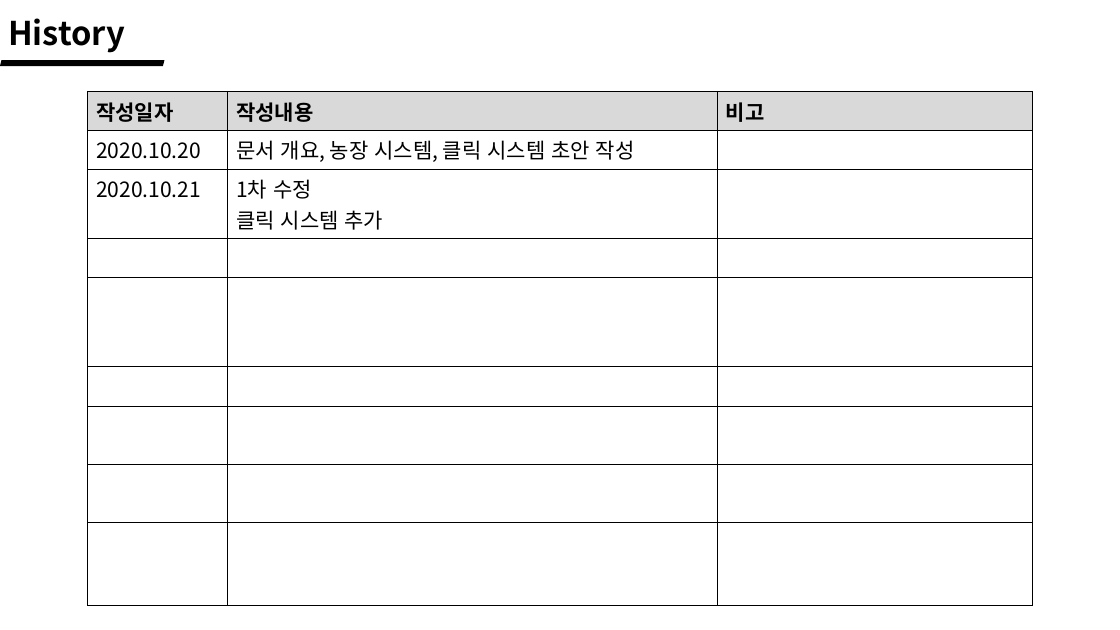
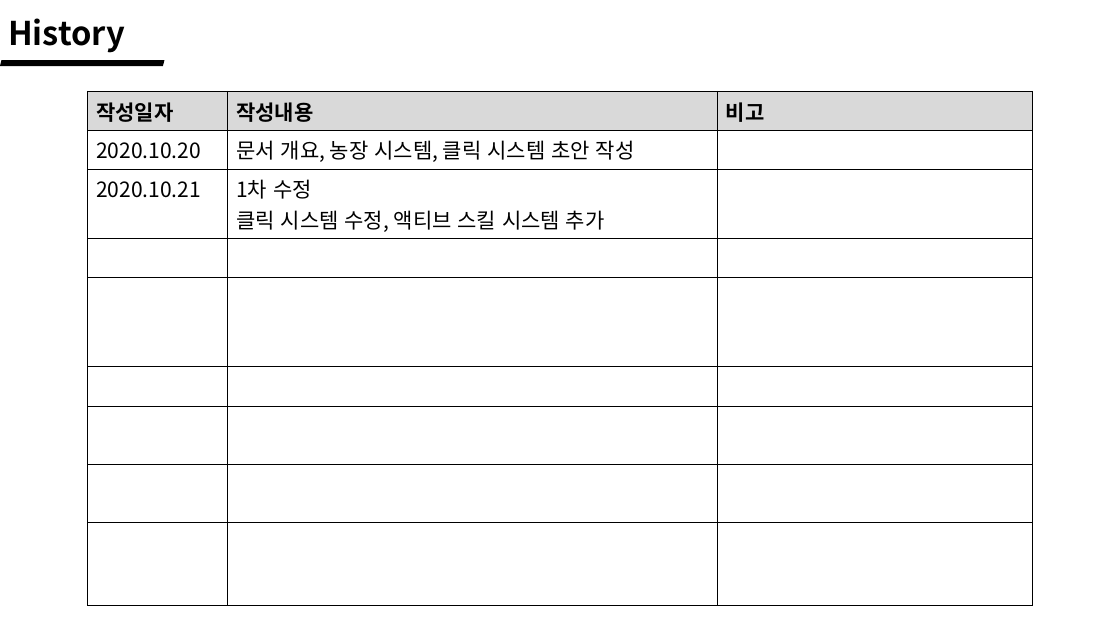
Before and after one commit to wlrud753/CarryCarrot, a slide deck: slide 2 of 기획서/당근키우기 시스템.pptx. Drawn at 1120x630 pixels with LibreOffice and Linux fonts; fonts in the diff are those of the drawing. Boxes give left, top, right and bottom in pixels: in the first picture for what was removed or moved away, otherwise in the second. Text is boxed around its words. In the diff, an @@ line names an element or a change of style, - is before the commit and + after.

Commit message:
액티브 스킬 시스템 추가

```diff
--- a/기획서/당근키우기 시스템.pptx
+++ b/기획서/당근키우기 시스템.pptx
@@ table at [88,92,1033,592] @@
-row 3, column 2: 1차 수정 클릭 시스템 추가
+row 3, column 2: 1차 수정 클릭 시스템 수정, 액티브 스킬 시스템 추가
```
Also in this commit, not shown: 5 other slides changed, 3 slides added, 1 slide removed.
